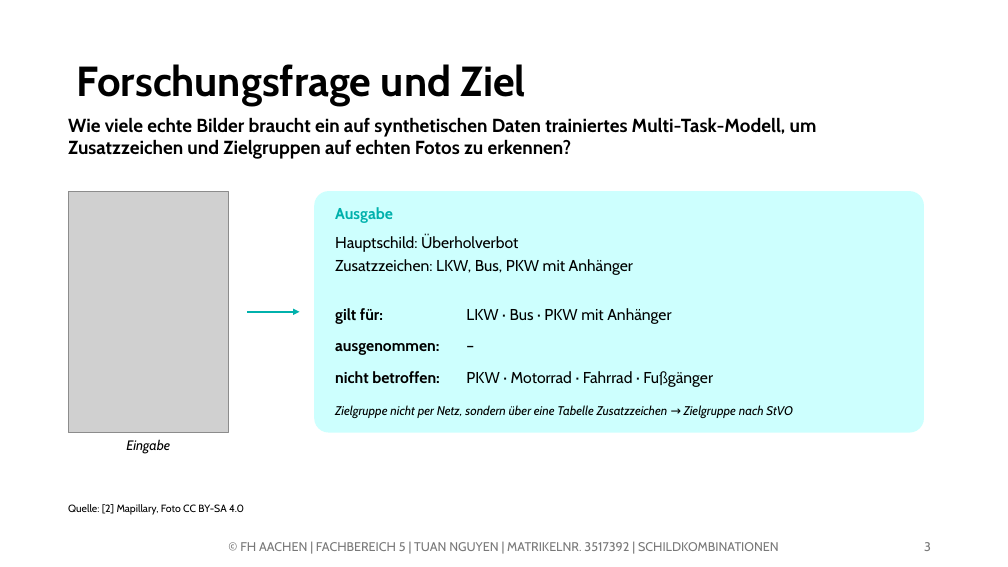
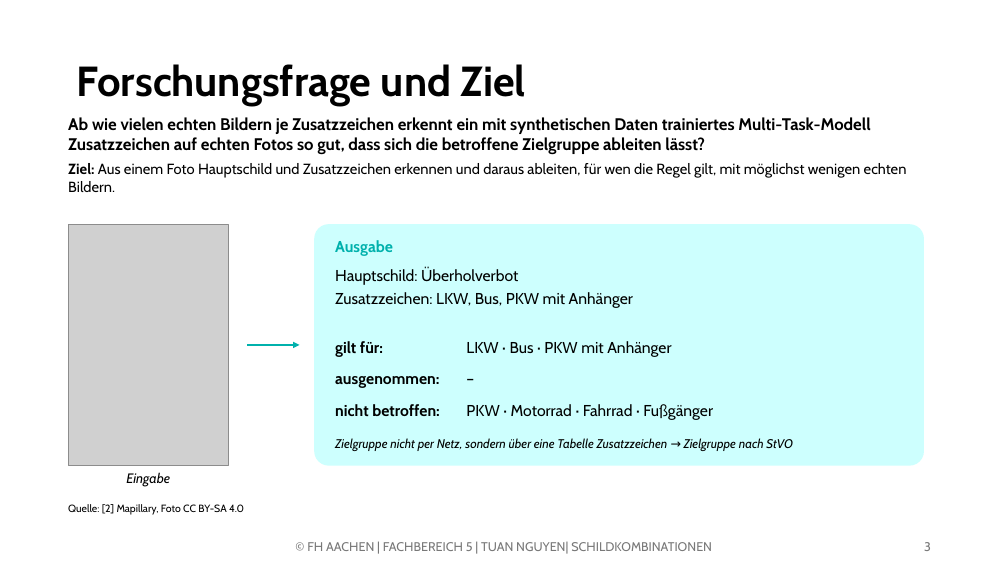
Before and after one commit to tuananh-aa-2001/Traffic-Sign-Recognition-System, a slide deck: slide 3 of praesentationen/01_einstiegspraesentation.pptx. Drawn at 1008x567 pixels with LibreOffice and Linux fonts; fonts in the diff are those of the drawing; grey boxes stand for pictures; background and template pictures are left out. Boxes give left, top, right and bottom in pixels: in the first picture for what was removed or moved away, otherwise in the second. Text is boxed around its words. In the diff, an @@ line names an element or a change of style, - is before the commit and + after.

Commit message:
docs: research question reworded with explicit goal (slide 3, README)

```diff
--- a/praesentationen/01_einstiegspraesentation.pptx
+++ b/praesentationen/01_einstiegspraesentation.pptx
@@ text at [68, 117, 907, 192]: text changed; size 18 to 16 pt @@
-Wie viele echte Bilder braucht ein auf synthetischen Daten trainiertes Multi-Task-Modell, um Zusatzzeichen und Zielgruppen auf echten Fotos zu erkennen?
+Ab wie vielen echten Bildern je Zusatzzeichen erkennt ein mit synthetischen Daten trainiertes Multi-Task-Modell Zusatzzeichen auf echten Fotos so gut, dass sich die betroffene Zielgruppe ableiten lässt?
+Ziel: Aus einem Foto Hauptschild und Zusatzzeichen erkennen und daraus ableiten, für wen die Regel gilt, mit möglichst wenigen echten Bildern.
@@ 10 texts, 1 picture, 1 arrow, 1 rounded rectangle: place and size @@
-10 texts, 1 picture, 1 arrow, 1 rounded rectangle at [68, 191, 925, 454]
+10 texts, 1 picture, 1 arrow, 1 rounded rectangle at [68, 225, 925, 487]
@@ text at [307, 542, 712, 554]: text changed @@
-© FH AACHEN | FACHBEREICH 5 | TUAN NGUYEN | MATRIKELNR. 3517392 | SCHILDKOMBINATIONEN
+© FH AACHEN | FACHBEREICH 5 | TUAN NGUYEN| SCHILDKOMBINATIONEN
```
Also in this commit, not shown: 6 other slides changed, 1 other file.
